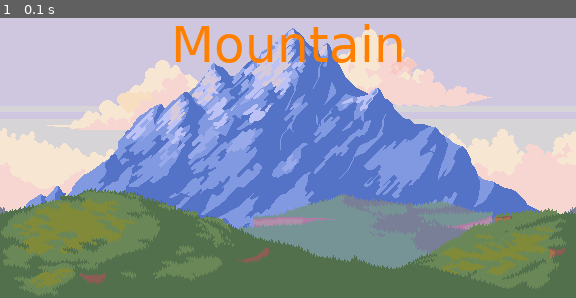
Above: before the commit, frame 1.
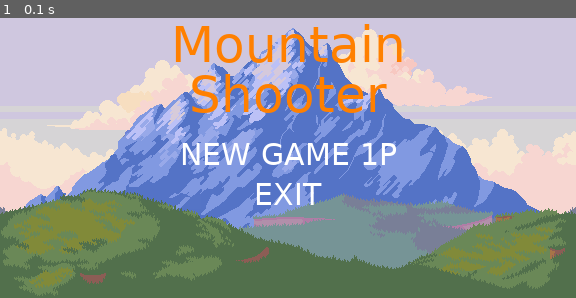
Above: after the commit, the same moment.

Repository: Andrew-2609/pygame-college-project
Game: pygame game, started from main.py
Two runs of this game, one before a commit and one after it. Both use one fixed random seed, a clock stepped at 60 frames per second and the inputs below.
Inputs:
- Up to frame 1 (0.1 s): no input

The runs differ from the first frame. In frame 1, 2.9% of the frame differs, in the area x 31-69%, y 20-67%.

Commit message:
feat: add more texts and options to Menu

Diff:
--- a/code/Menu.py
+++ b/code/Menu.py
@@ -4,7 +4,7 @@
 from pygame import Surface, Rect
 from pygame.font import Font
 
-from code.constant import WINDOW_WIDTH
+from code.constant import COLOR_ORANGE, HALF_WINDOW, MENU_OPTIONS, COLOR_WHITE
 
 
 class Menu:
@@ -20,7 +20,13 @@
 
         while True:
             self.window.blit(source=self.surface, dest=self.rect)
-            self.display_menu_text(50, 'Mountain', (255, 128, 0), (WINDOW_WIDTH / 2, 70))
+            self.display_menu_text(50, 'Mountain', COLOR_ORANGE, (HALF_WINDOW, 70))
+            self.display_menu_text(50, 'Shooter', COLOR_ORANGE, (HALF_WINDOW, 120))
+
+            for option in range(len(MENU_OPTIONS)):
+                offset = (option + 1) * 40
+                self.display_menu_text(30, MENU_OPTIONS[option], COLOR_WHITE, (HALF_WINDOW, 140 + offset))
+
             pygame.display.flip()
 
     def display_menu_text(self, text_size: int, text: str, text_color: tuple, text_center_position: tuple):
